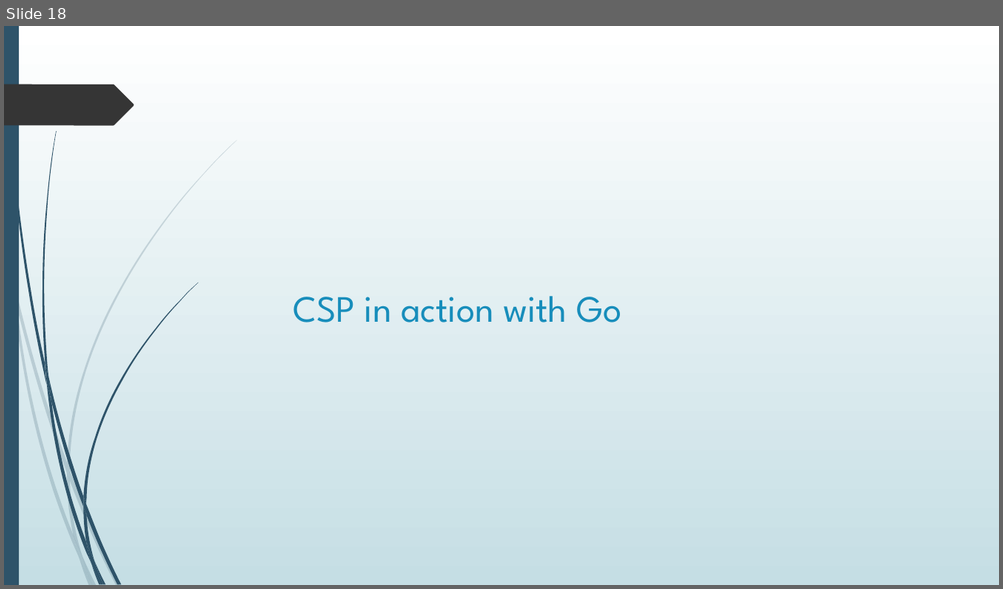
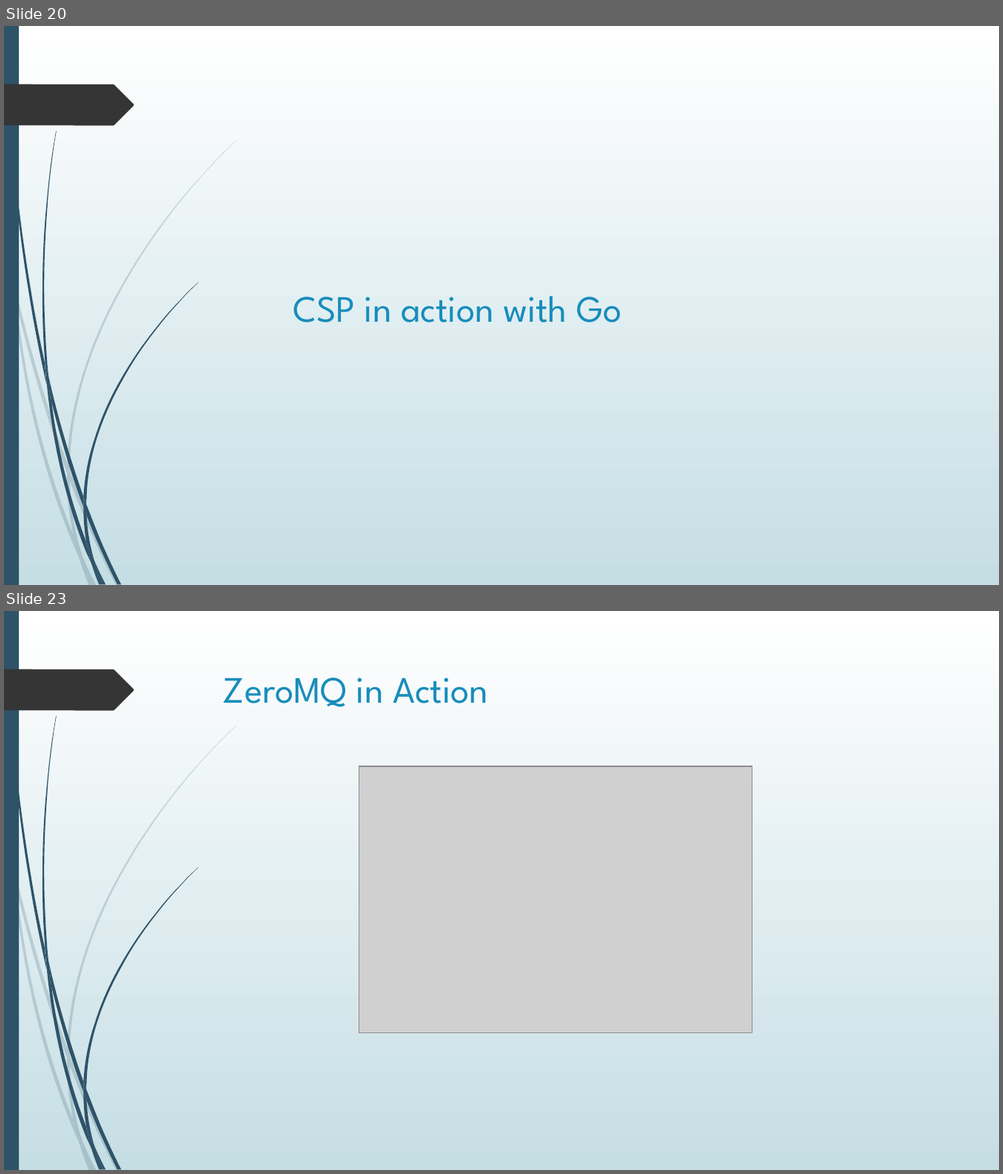
Before and after one commit to bhattacharjee/producer-consumer, a slide deck: Presentation1.pptx. Shown one above the other, each under a label of ours: slide 18 before the commit, slides 20 and 23 after it; the slides between them are not shown. The pictures are 1003x589 and 1003x1174 pixels, drawn with LibreOffice and Linux fonts; fonts in the diff are those of the drawing; grey boxes stand for pictures. Boxes give left, top, right and bottom in pixels: in the first picture for what was removed or moved away, otherwise in the second. Text is boxed around its words. In the diff, an @@ line names an element or a change of style, - is before the commit and + after.

```diff
--- a/Presentation1.pptx
+++ b/Presentation1.pptx
@@ slide 23 added at (x1=4, y1=611, x2=999, y2=1170), background gradient #FFFFFF to #C5DEE5; not listed: 24 template elements that a slide beside it also shows @@
@@ title added at (x1=223, y1=678, x2=488, y2=707), 36 pt, text #178DBB @@
+ZeroMQ in Action
@@ picture added at (x1=359, y1=766, x2=752, y2=1033) @@
@@ what was slide 18 is now slide 20 @@
```
Also in this commit, not shown: 7 other slides added.
